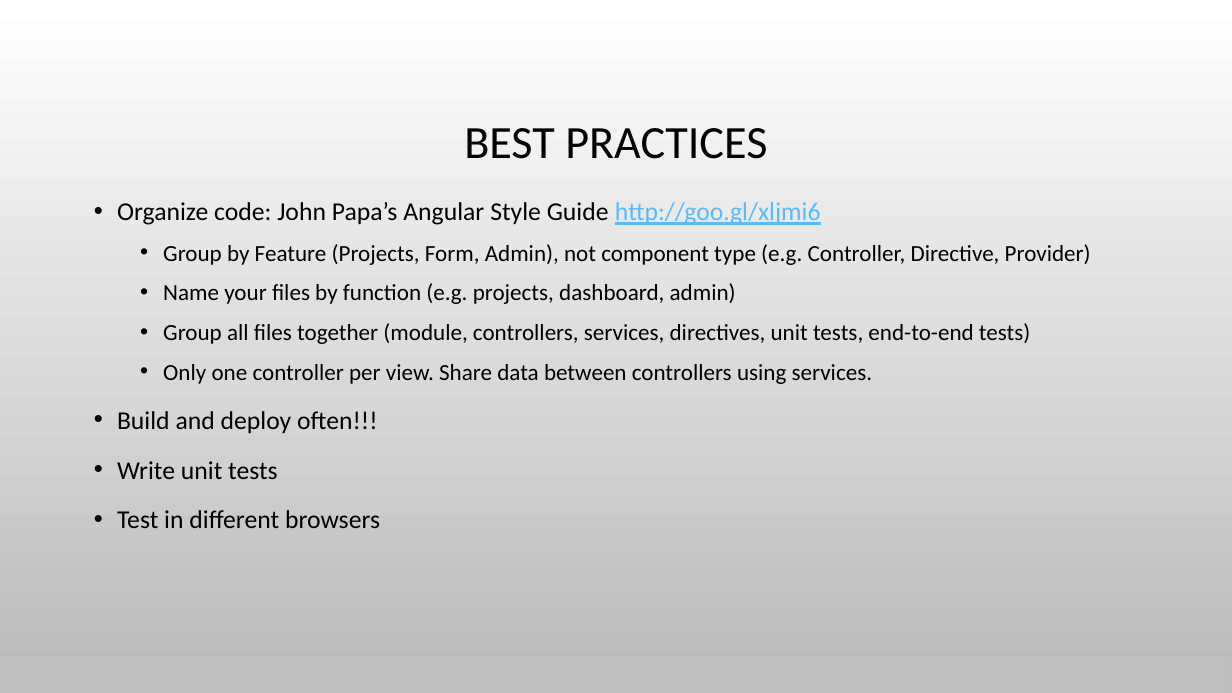
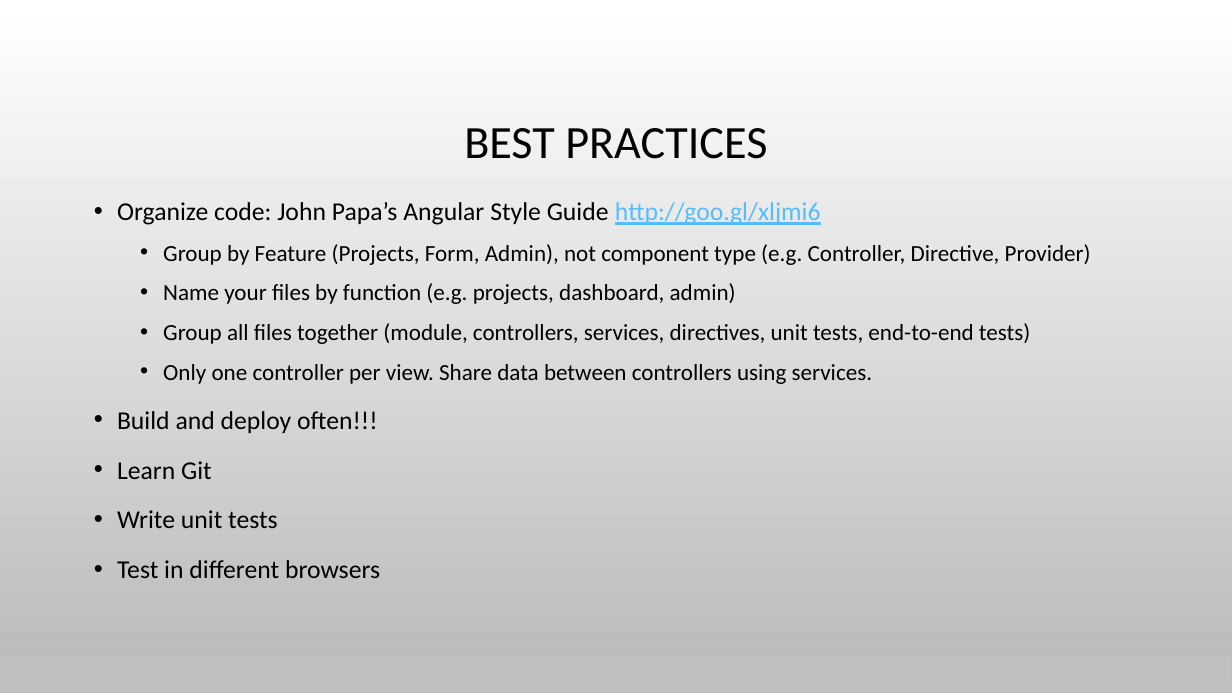
Before and after one commit to spietrek/spsdc2015, a slide deck: slide 30 of Building SPAs in SharePoint Using AngularJS.pptx. Drawn at 1232x693 pixels with LibreOffice and Linux fonts; fonts in the diff are those of the drawing; background and template pictures are left out. Boxes give left, top, right and bottom in pixels: in the first picture for what was removed or moved away, otherwise in the second. Text is boxed around its words. In the diff, an @@ line names an element or a change of style, - is before the commit and + after.

```diff
--- a/Building SPAs in SharePoint Using AngularJS.pptx
+++ b/Building SPAs in SharePoint Using AngularJS.pptx
@@ text at <box>117,461,212,479</box>: paragraph added @@
+• Learn Git
```
Also in this commit, not shown: 6 other slides changed.
